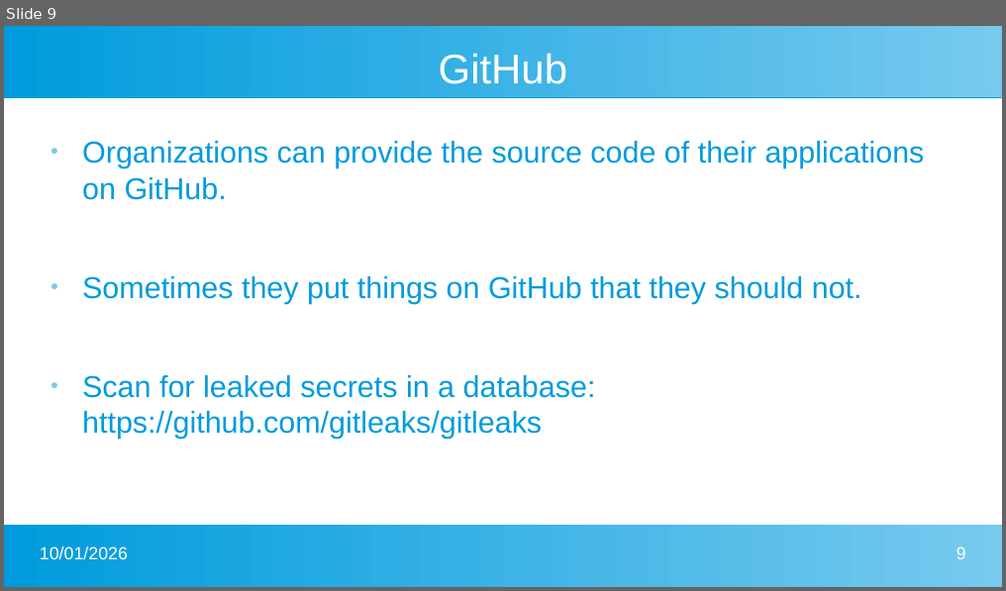
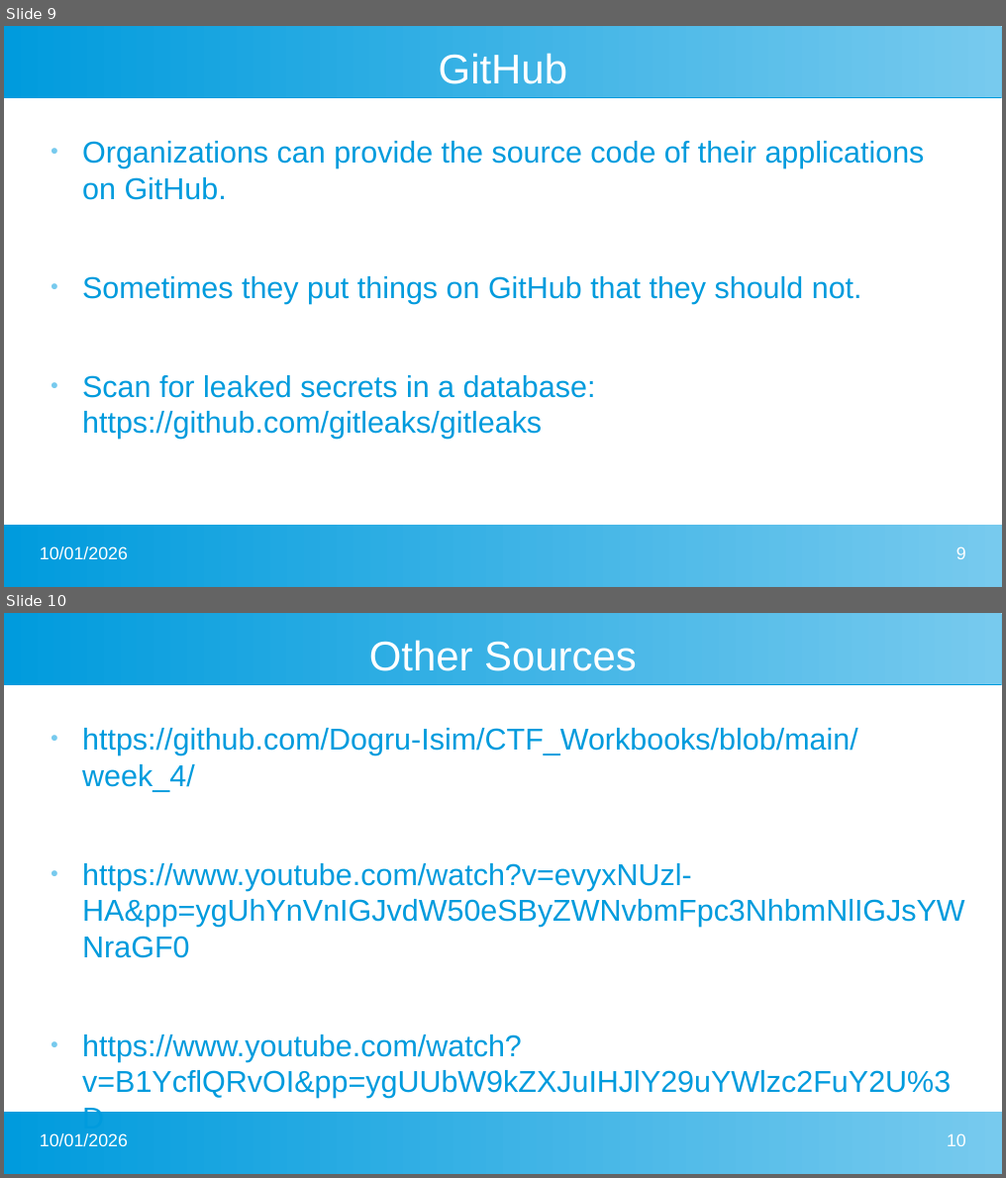
Before and after one commit to Dogru-Isim/CTF_Workbooks, a slide deck: week_4/reconaissance_presentation.pptx. Shown one above the other, each under a label of ours: slide 9 before the commit, slides 9 and 10 after it. The pictures are 1006x591 and 1006x1178 pixels, drawn with LibreOffice and Linux fonts; fonts in the diff are those of the drawing. Boxes give left, top, right and bottom in pixels: in the first picture for what was removed or moved away, otherwise in the second. Text is boxed around its words. In the diff, an @@ line names an element or a change of style, - is before the commit and + after.

Commit message:
update presentation

```diff
--- a/week_4/reconaissance_presentation.pptx
+++ b/week_4/reconaissance_presentation.pptx
@@ slide 10 added at <box>4,613,1002,1174</box>, background #FFFFFF; not listed: 2 template elements that a slide beside it also shows @@
@@ title added at <box>369,640,637,671</box>, 33 pt, text #FFFFFF @@
+Other Sources
@@ text added at <box>82,728,965,1098</box>, 24 pt, text #009BDD @@
+● https://github.com/Dogru-Isim/CTF_Workbooks/blob/main/week_4/
+● https://www.youtube.com/watch?v=evyxNUzl-HA&pp=ygUhYnVnIGJvdW50eSByZWNvbmFpc3NhbmNlIGJsYWNraGF0
+● https://www.youtube.com/watch?v=B1YcflQRvOI&pp=ygUUbW9kZXJuIHJlY29uYWlzc2FuY2U%3D
@@ text added at <box>40,1134,128,1147</box>, 14 pt, text #FFFFFF @@
+10/01/2026
@@ page number added at <box>946,1134,966,1147</box>, 14 pt, text #FFFFFF @@
+10
```
Also in this commit, not shown: 1 other file.
